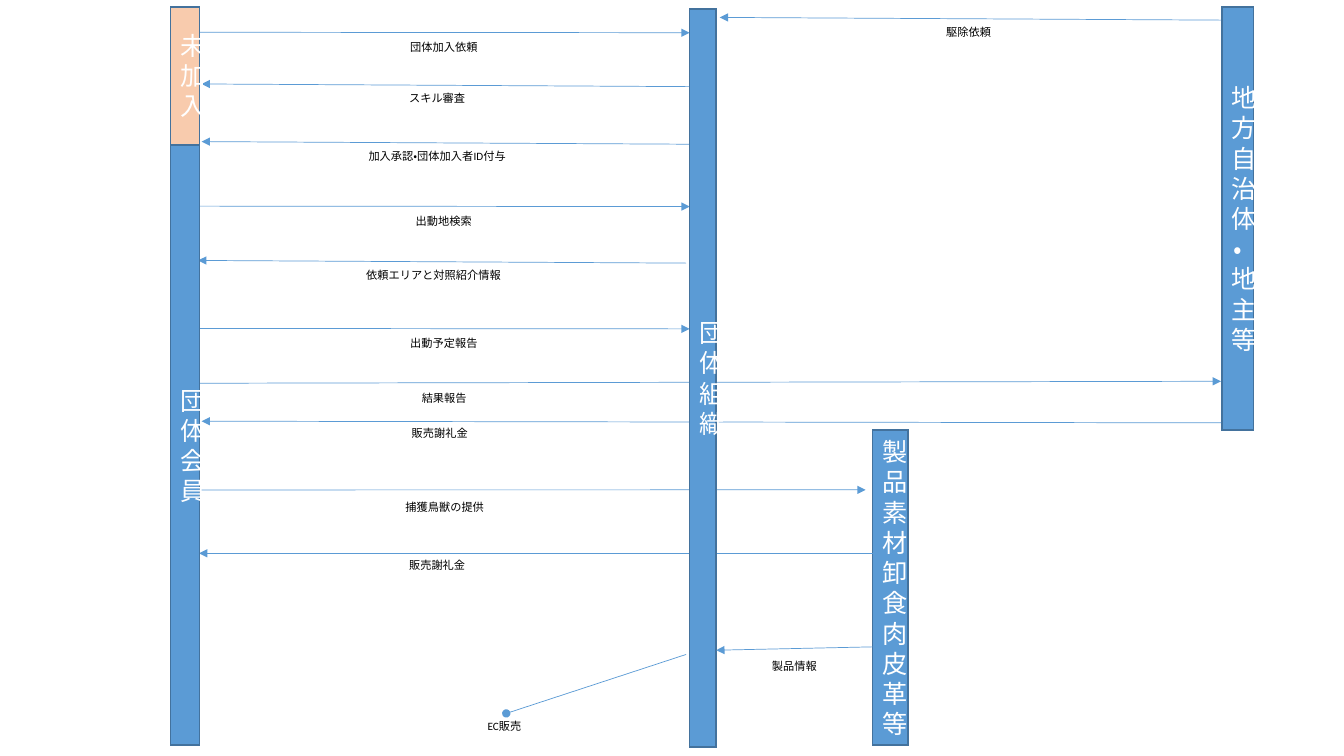
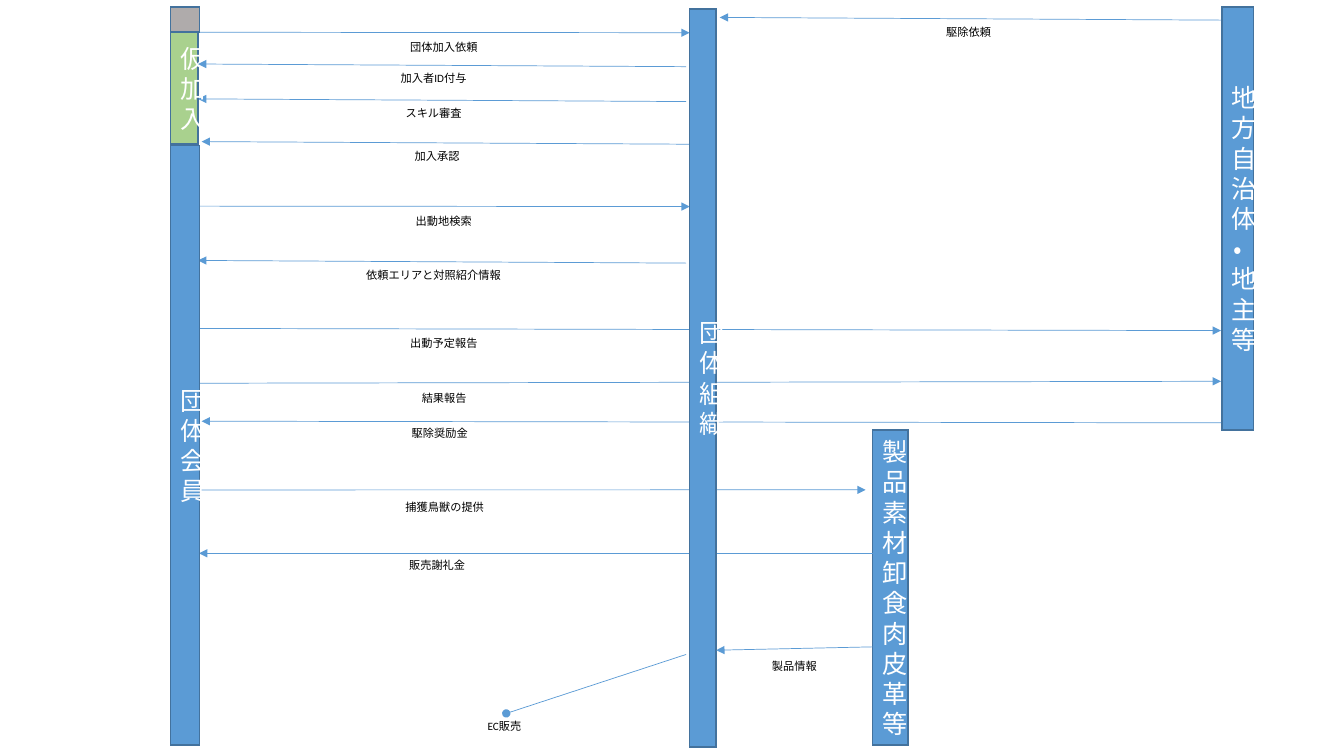
Before and after one commit to MasatoArai/subsidy, a slide deck: slide 2 of 組織と自治体-依頼主、会員との関係シーケンス.pptx. Drawn at 1344x756 pixels with LibreOffice and Linux fonts; fonts in the diff are those of the drawing. Boxes give left, top, right and bottom in pixels: in the first picture for what was removed or moved away, otherwise in the second. Text is boxed around its words. In the diff, an @@ line names an element or a change of style, - is before the commit and + after.

```diff
--- a/組織と自治体-依頼主、会員との関係シーケンス.pptx
+++ b/組織と自治体-依頼主、会員との関係シーケンス.pptx
@@ rectangle added at <box>170,7,200,32</box>, fill #AFABAB, outline #43739E 1 pt @@
@@ rectangle "仮加入": place and size @@
-rectangle "仮加入" at <box>170,7,200,144</box>
+rectangle "仮加入" at <box>170,32,198,144</box>
@@ rectangle "仮加入" at <box>170,32,198,144</box>: fill #F8CBAD to #A9D18E @@
@@ text in rectangle at <box>181,42,206,134</box>: text changed @@
-未加入
+仮加入
@@ arrow added from (687, 67) to (198, 65), #5B9BD5 0.5 pt @@
@@ text added at <box>401,72,467,83</box>, 8 pt, text #000000 @@
+加入者ID付与
@@ arrow moved from (690, 87) - (202, 84) to (687, 102) - (198, 99) @@
@@ text "スキル審査": place and size @@
-text "スキル審査" at <box>409,92,465,103</box>
+text "スキル審査" at <box>406,107,462,118</box>
@@ text at <box>415,151,460,161</box>: text changed @@
-加入承認・団体加入者ID付与
+加入承認
@@ arrow moved from (198, 329) - (690, 329) to (198, 329) - (1221, 331) @@
@@ text at <box>412,427,468,438</box>: text changed @@
-販売謝礼金
+駆除奨励金
```
Also in this commit, not shown: 1 other slide changed, 1 other file.
